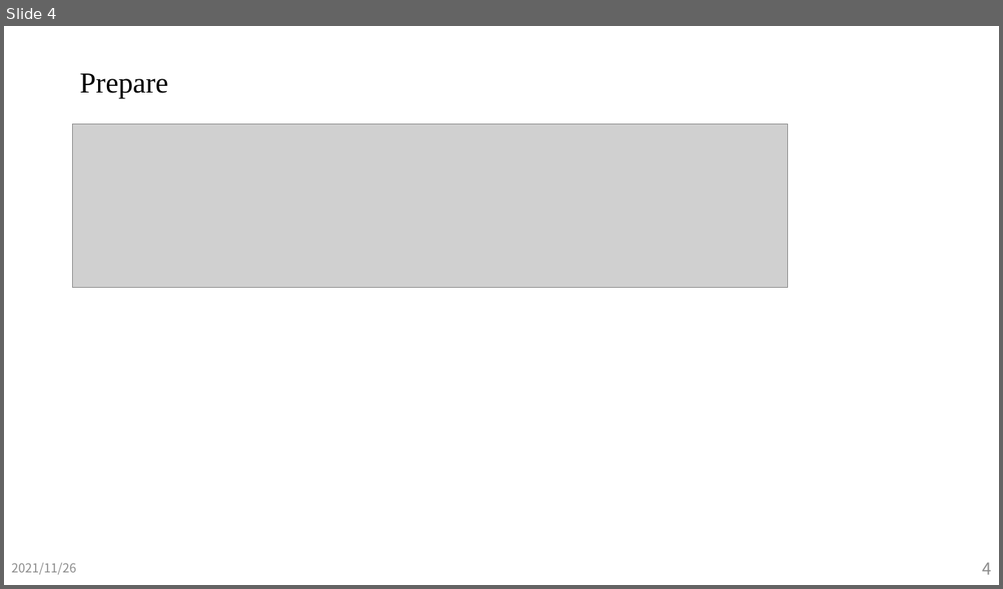
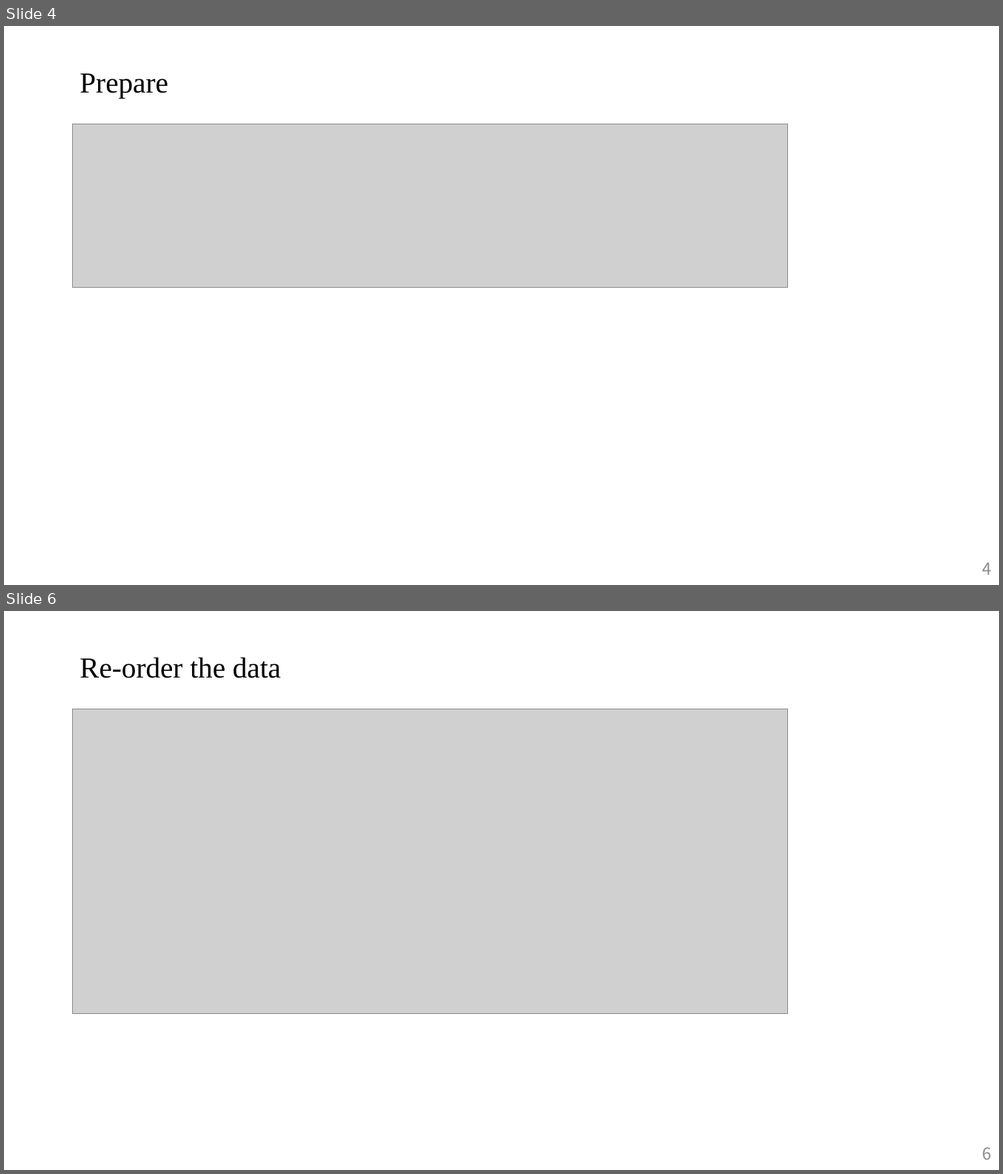
Before and after one commit to JeffWu86/110-1_Quantitative_Methods_For_Decision_Making, a slide deck: Video1/Video1.pptx. Shown one above the other, each under a label of ours: slide 4 before the commit, slides 4 and 6 after it; the slides between them are not shown. The pictures are 1003x589 and 1003x1174 pixels, drawn with LibreOffice and Linux fonts; fonts in the diff are those of the drawing; grey boxes stand for pictures. Boxes give left, top, right and bottom in pixels: in the first picture for what was removed or moved away, otherwise in the second. Text is boxed around its words. In the diff, an @@ line names an element or a change of style, - is before the commit and + after.

```diff
--- a/Video1/Video1.pptx
+++ b/Video1/Video1.pptx
@@ slide 6 added at bbox=[4, 611, 999, 1170], background #FFFFFF @@
@@ title added at bbox=[79, 657, 281, 678], 28 pt, text #000000 @@
+Re-order the data
@@ picture added at bbox=[73, 709, 788, 1014] @@
@@ page number added at bbox=[982, 1147, 990, 1160], 16 pt, text #8C8C8C @@
+6
@@ slide 4 changed as well @@
@@ text removed at bbox=[11, 563, 77, 575] @@
-2021/11/26
```
Also in this commit, not shown: 4 other slides changed, 25 other slides added, 27 slides removed, 2 other files.
